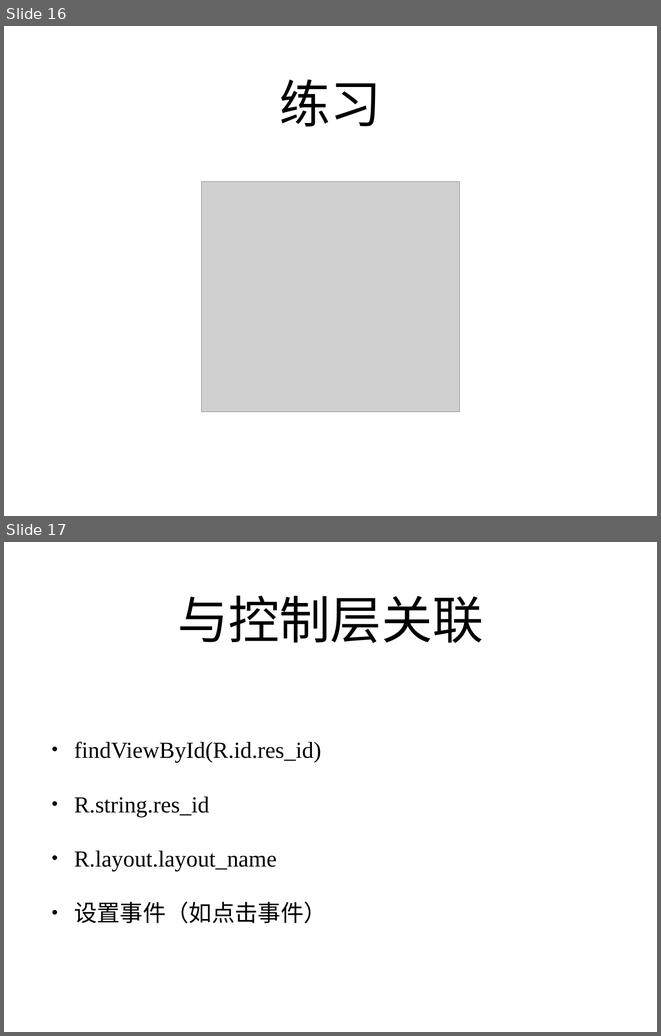
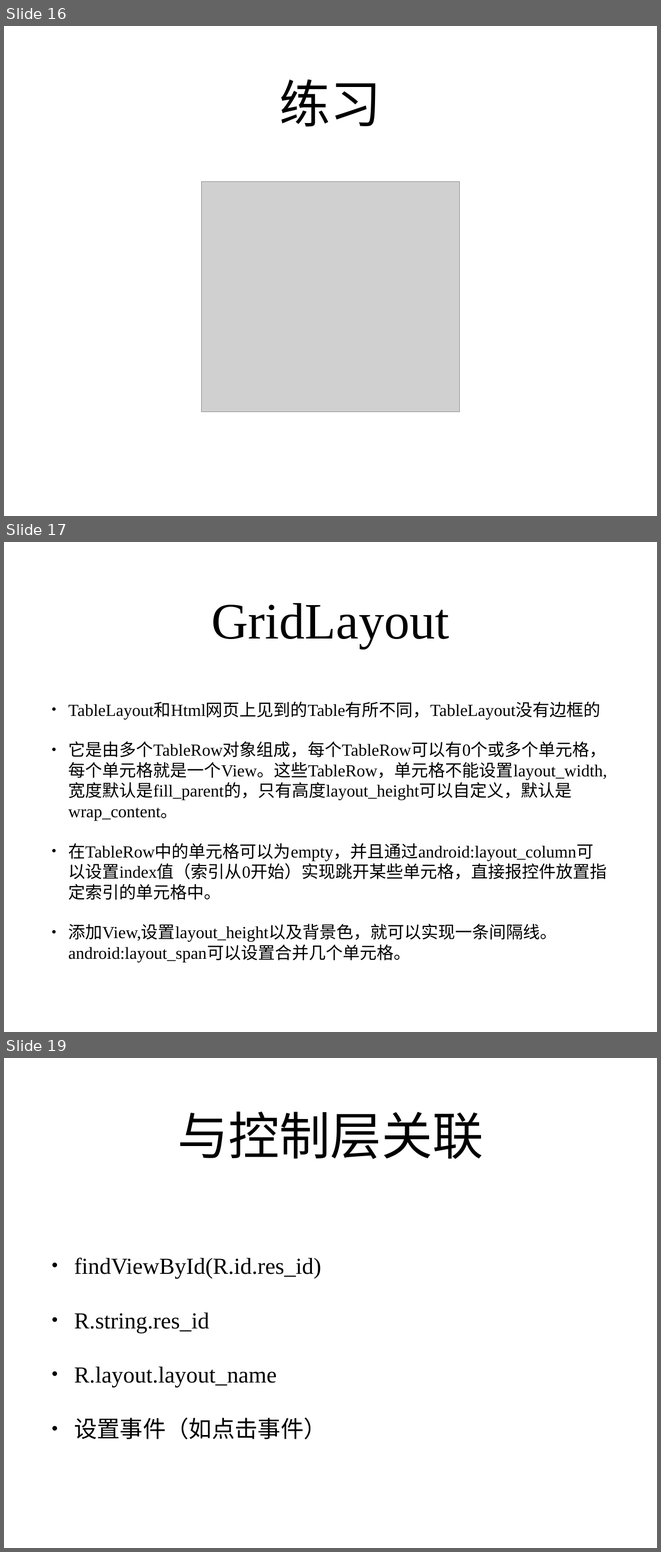
Before and after one commit to zhutao2015/JavaCourse, a slide deck: Android/lesson1-geoquiz/android.pptx. Shown one above the other, each under a label of ours: slides 16 and 17 before the commit, slides 16, 17 and 19 after it; the slides between them are not shown. The pictures are 661x1036 and 661x1552 pixels, drawn with LibreOffice and Linux fonts; fonts in the diff are those of the drawing; grey boxes stand for pictures. Boxes give left, top, right and bottom in pixels: in the first picture for what was removed or moved away, otherwise in the second. Text is boxed around its words. In the diff, an @@ line names an element or a change of style, - is before the commit and + after.

```diff
--- a/Android/lesson1-geoquiz/android.pptx
+++ b/Android/lesson1-geoquiz/android.pptx
@@ slide 17 added at bbox=[4, 542, 657, 1032], background #FFFFFF @@
@@ title added at bbox=[211, 603, 449, 649], 80 pt, text #000000 @@
+GridLayout
@@ text added at bbox=[68, 703, 607, 962], 26.6 pt, text #000000 @@
+• TableLayout和Html网页上见到的Table有所不同，TableLayout没有边框的
+• 它是由多个TableRow对象组成，每个TableRow可以有0个或多个单元格，每个单元格就是一个View。这些TableRow，单元格不能设置layout_width,宽度默认是fill_parent的，只有高度layout_height可以自定义，默认是wrap_content。
+• 在TableRow中的单元格可以为empty，并且通过android:layout_column可以设置index值（索引从0开始）实现跳开某些单元格，直接报控件放置指定索引的单元格中。
+• 添加View,设置layout_height以及背景色，就可以实现一条间隔线。android:layout_span可以设置合并几个单元格。
@@ what was slide 17 is now slide 19 @@
```
Also in this commit, not shown: 3 slides changed, 1 other slide added, 10 other files.
